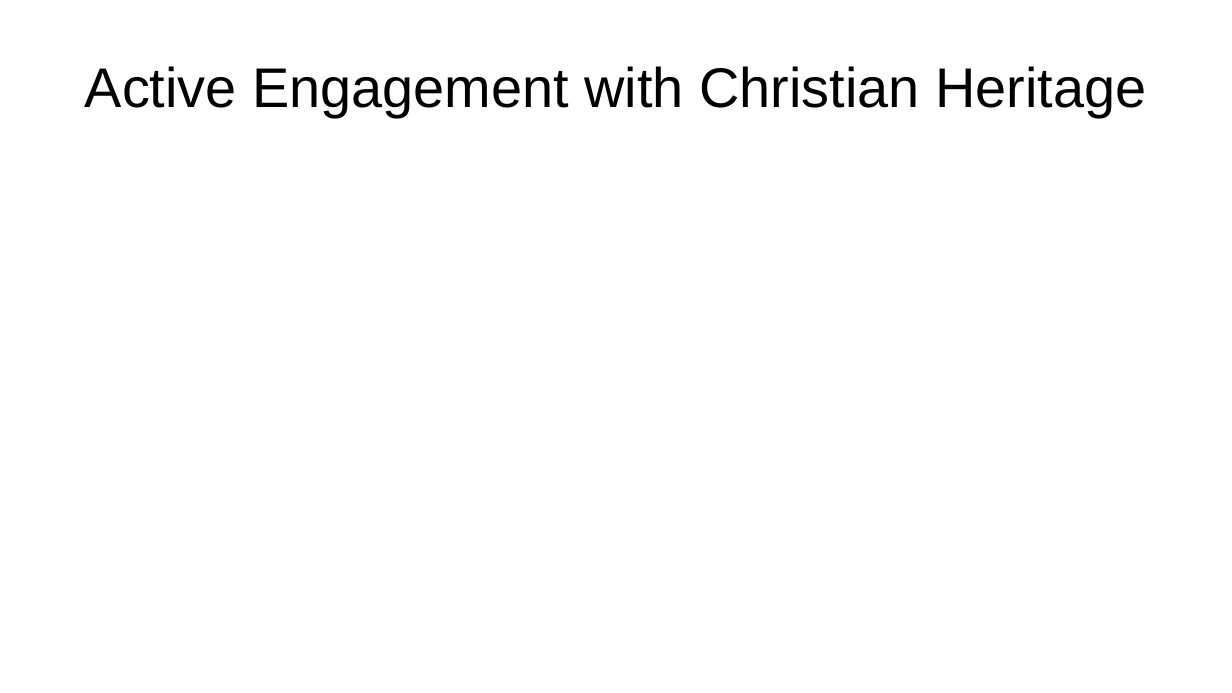
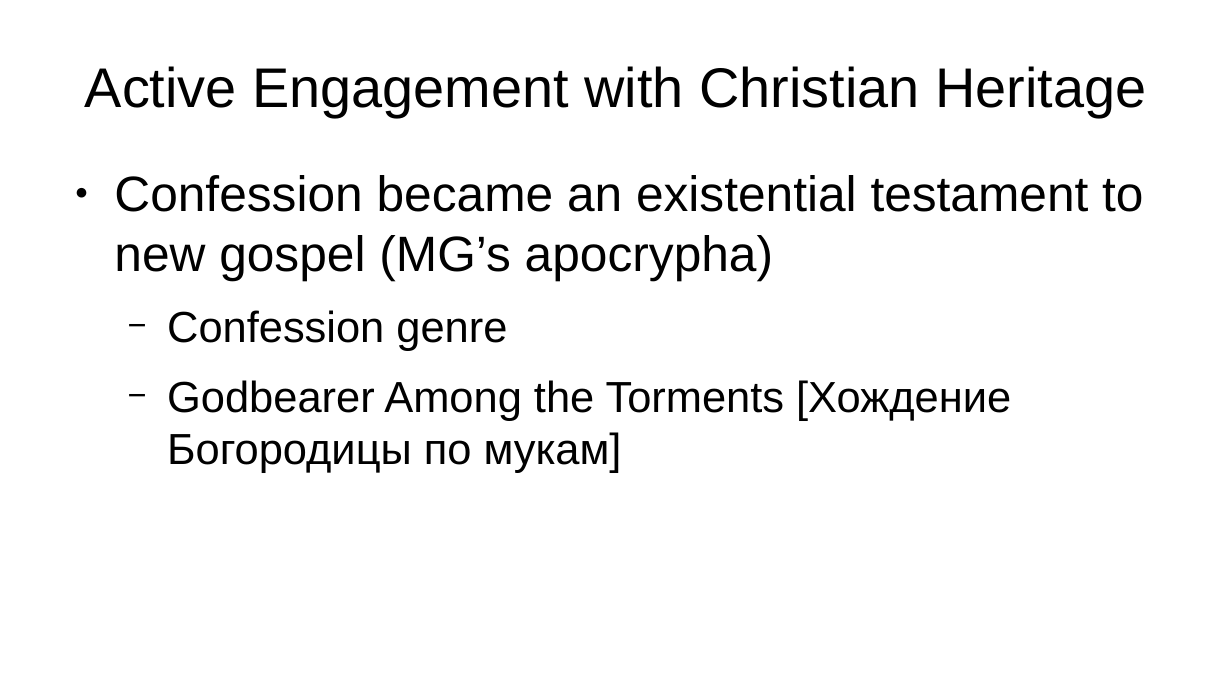
Before and after one commit to kollektivminds/russian-literary-bible, a slide deck: slide 15 of draft/pres.odp (slide 13 before the commit). Drawn at 1232x693 pixels with LibreOffice and Linux fonts; fonts in the diff are those of the drawing. Boxes give left, top, right and bottom in pixels: in the first picture for what was removed or moved away, otherwise in the second. Text is boxed around its words. In the diff, an @@ line names an element or a change of style, - is before the commit and + after.

```diff
--- a/draft/pres.odp
+++ b/draft/pres.odp
@@ text added at (114, 175, 1143, 473), 28 pt, text #000000 @@
+● Confession became an existential testament to new gospel (MG’s apocrypha)
+  − Confession genre
+  − Godbearer Among the Torments [Хождение Богородицы по мукам]
```
Also in this commit, not shown: 4 other slides changed, 2 slides added, 6 other files.
